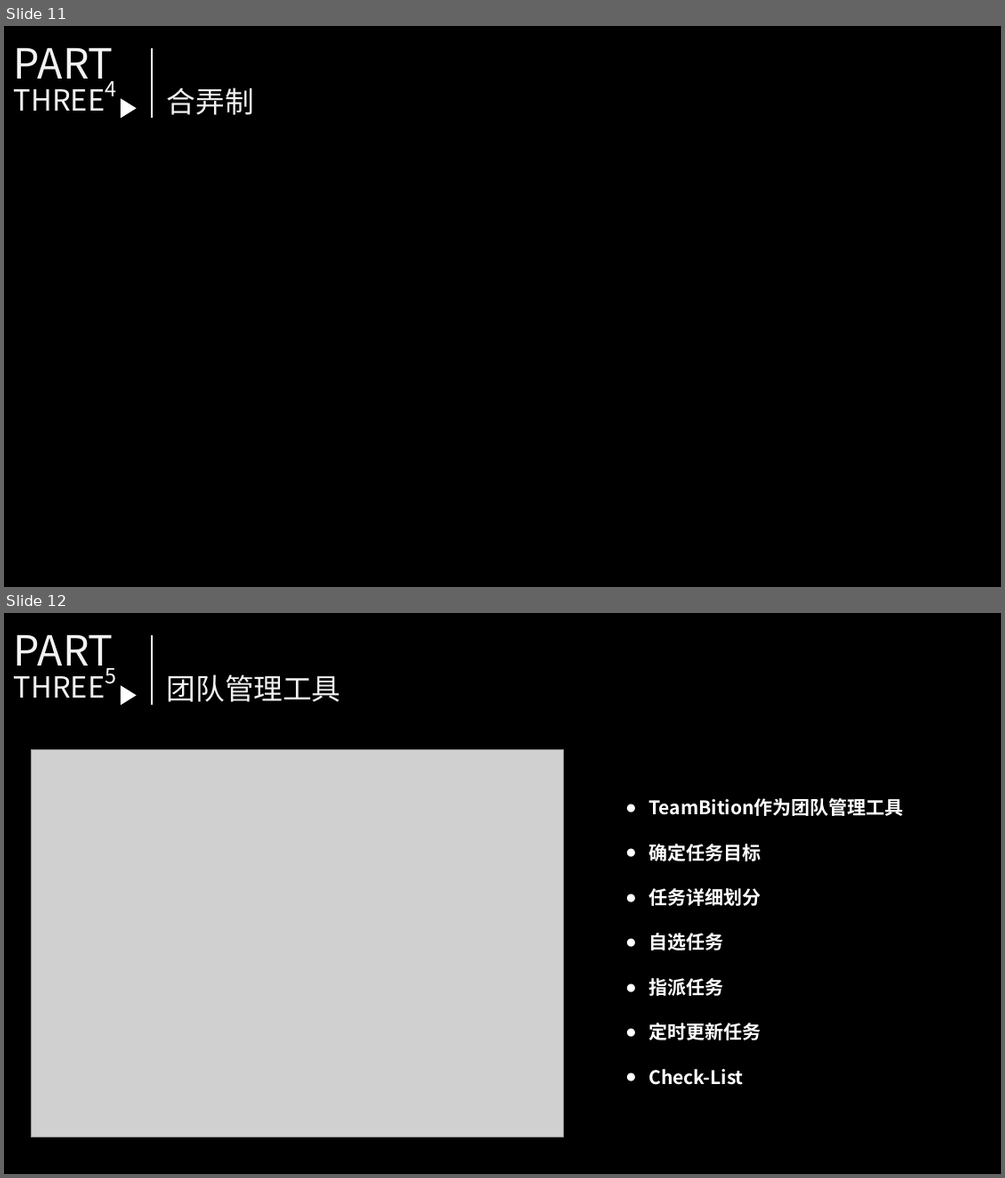
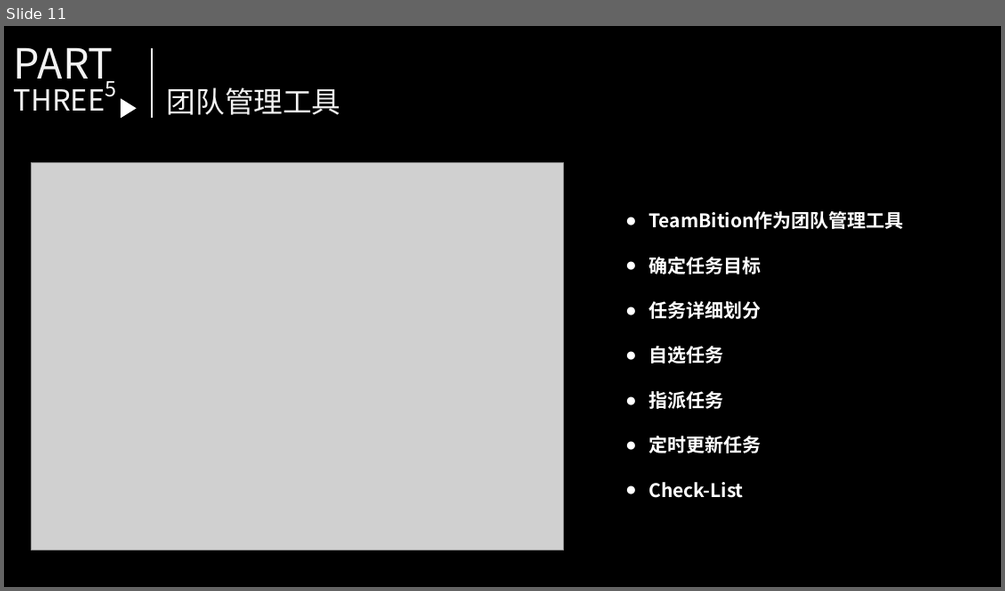
Before and after one commit to Tisingdeng/2017-TSINGHUA-MEM-Group9, a slide deck: 每日晨会/2017-MEM-2-9-0914.pptx. Shown one above the other, each under a label of ours: slides 11 and 12 before the commit, slide 11 after it. The pictures are 1005x1178 and 1005x591 pixels, drawn with LibreOffice and Linux fonts; fonts in the diff are those of the drawing; grey boxes stand for pictures. Boxes give left, top, right and bottom in pixels: in the first picture for what was removed or moved away, otherwise in the second. Text is boxed around its words. In the diff, an @@ line names an element or a change of style, - is before the commit and + after.

Commit message:
最后版本
最后版本

```diff
--- a/每日晨会/2017-MEM-2-9-0914.pptx
+++ b/每日晨会/2017-MEM-2-9-0914.pptx
@@ slide 11 removed at <box>4,26,1001,587</box>, background #000000 @@
@@ text removed at <box>14,47,113,90</box> @@
-PART
@@ line removed from (152, 48) to (152, 118) @@
@@ text removed at <box>14,89,105,111</box> @@
-THREE
@@ text removed at <box>105,81,117,96</box> @@
-4
@@ triangle removed at <box>121,98,136,118</box> @@
@@ text removed at <box>167,87,254,115</box> @@
-合弄制
@@ what was slide 12 is now slide 11 @@
```
